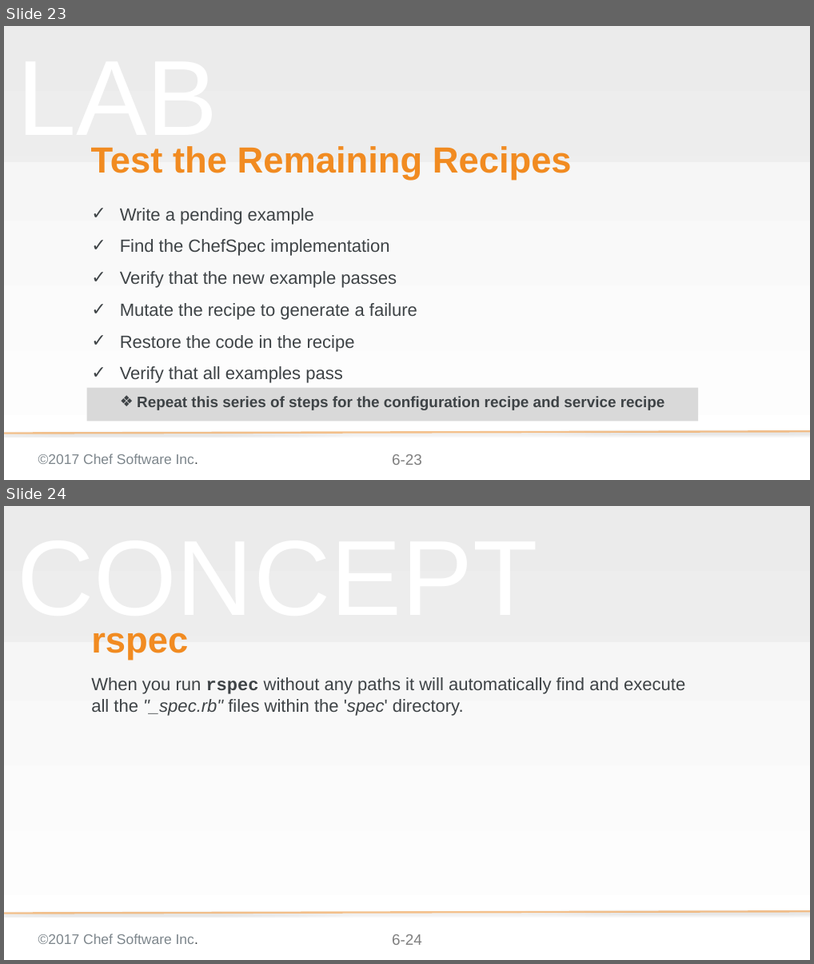
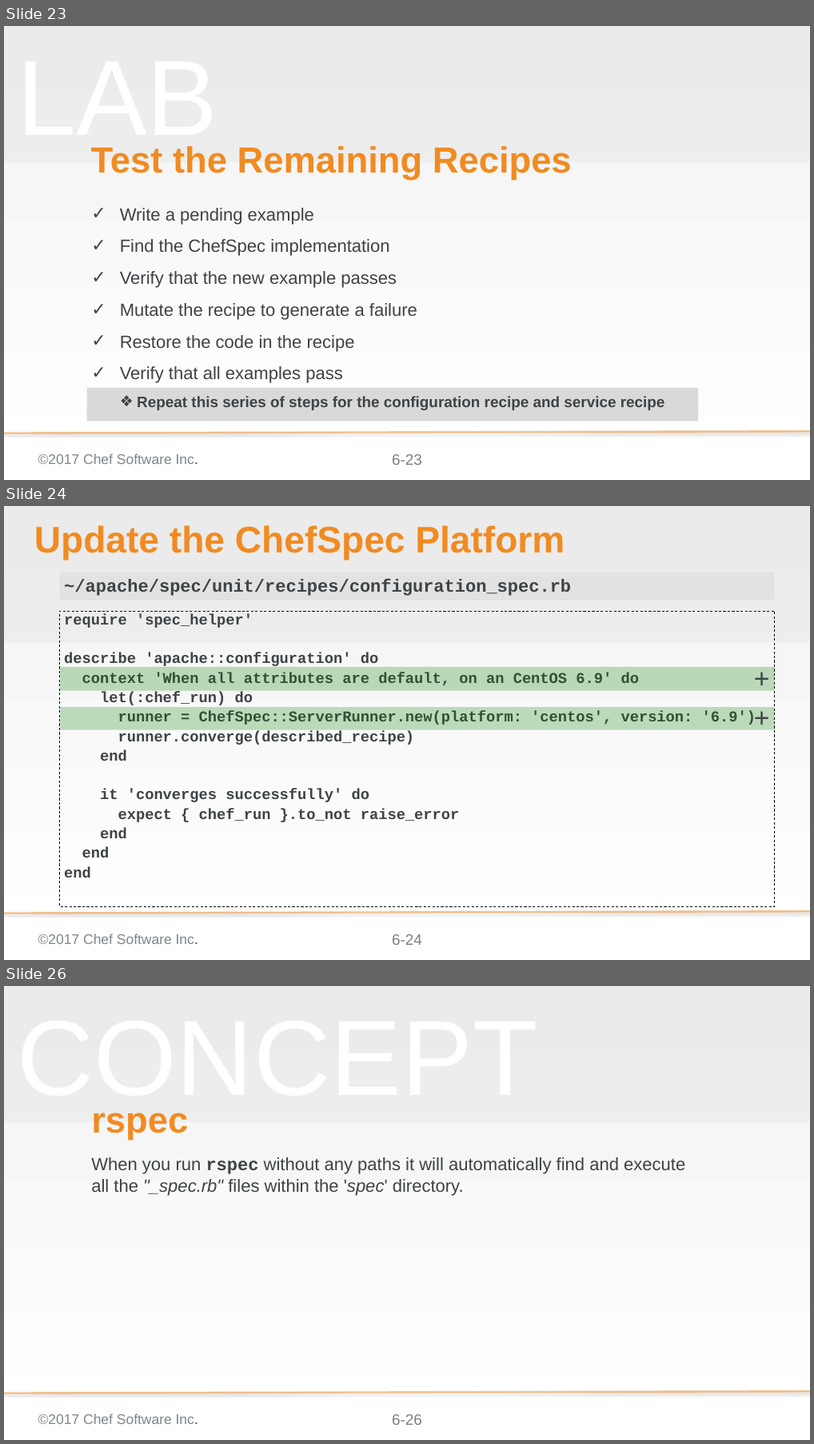
Before and after one commit to ericheiser/chef-intermediate, a slide deck: 06-testing_resources_in_recipes.pptx. Shown one above the other, each under a label of ours: slides 23 and 24 before the commit, slides 23, 24 and 26 after it; the slides between them are not shown. The pictures are 814x964 and 814x1444 pixels, drawn with LibreOffice and Linux fonts; fonts in the diff are those of the drawing; background and template pictures are left out. Boxes give left, top, right and bottom in pixels: in the first picture for what was removed or moved away, otherwise in the second. Text is boxed around its words. In the diff, an @@ line names an element or a change of style, - is before the commit and + after.

Commit message:
changed centos 6.7 to 6.9

```diff
--- a/06-testing_resources_in_recipes.pptx
+++ b/06-testing_resources_in_recipes.pptx
@@ slide 24 added at (4,506,810,960), background gradient #F2F2F2 to #FFFFFF; not listed: 4 template elements that a slide beside it also shows @@
@@ title added at (34,525,565,560), 58.7 pt, text #F18B21, bold @@
+Update the ChefSpec Platform
@@ text added at (60,572,775,600), fill #D9D9D9 at 50% opacity, 28 pt, text #3E4346, bold @@
+~/apache/spec/unit/recipes/configuration_spec.rb
@@ text added at (60,611,775,906), outline #000000 1 pt dashed, 23.8 pt, text #3E4346, bold @@
+require 'spec_helper'
+describe 'apache::configuration' do
+context 'When all attributes are default, on an CentOS 6.9' do
+let(:chef_run) do
+runner = ChefSpec::ServerRunner.new(platform: 'centos', version: '6.9')
+runner.converge(described_recipe)
+end
+it 'converges successfully' do
+expect { chef_run }.to_not raise_error
+end
+end
+end
@@ text added at (60,667,774,690), fill #008000 at 25% opacity, 42.7 pt, text #3E4346 @@
++
@@ text added at (60,707,774,729), fill #008000 at 25% opacity, 42.7 pt, text #3E4346 @@
++
@@ what was slide 24 is now slide 26 @@
@@ page number at (392,1414,422,1424): text changed @@
-6-24
+6-26
```
Also in this commit, not shown: 4 slides changed, 1 other slide added.
